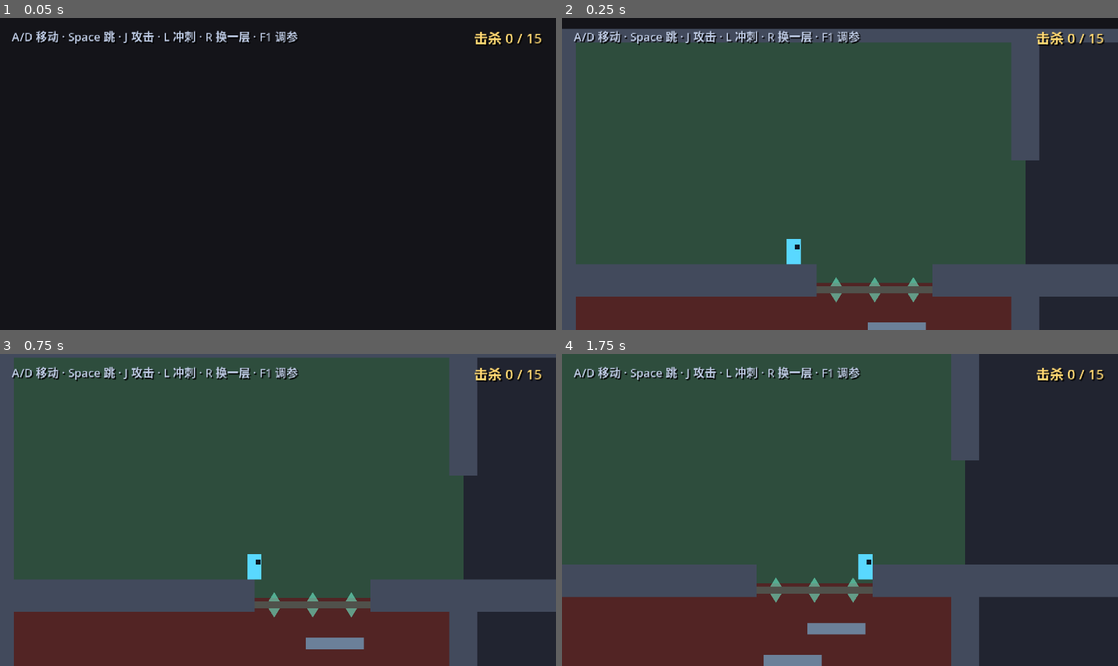
Above: before the commit, frames 1-4 (two rows, left to right).
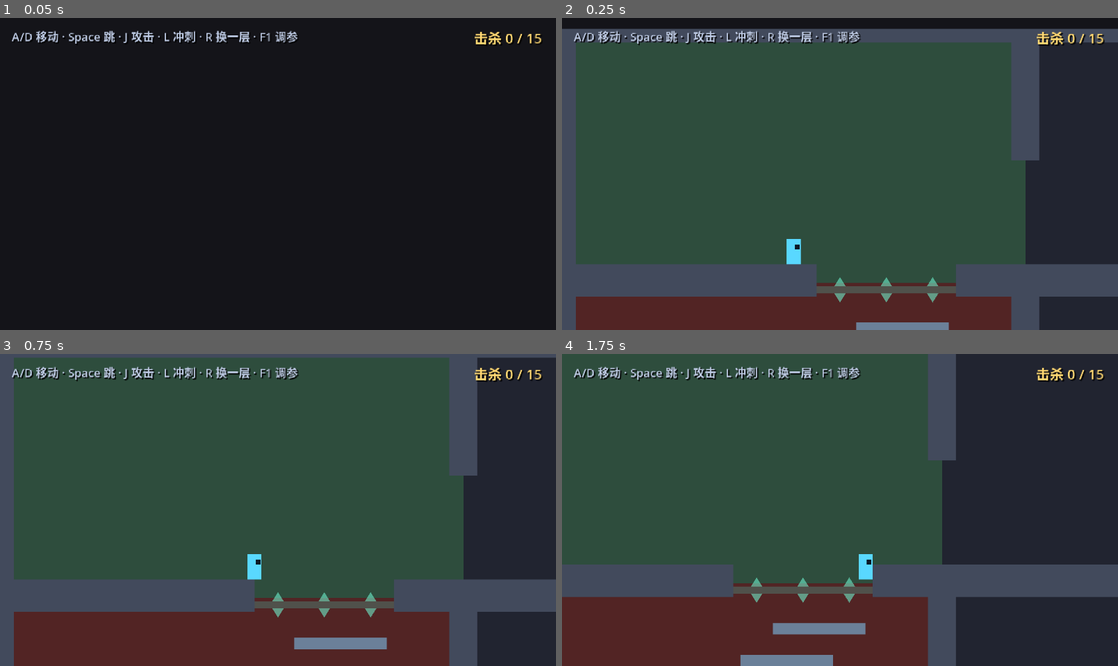
Above: after the commit, the same moments.

Repository: Palard-Lancelot/Palard-ZMD
Game: Godot game, scene res://scenes/world/generated_level.tscn
Same seed, same stepped clock (60 frames per second), same inputs: the game is played once before the commit and once after it. This scene is started directly instead of the project's main scene.
Inputs:
- Up to frame 1 (0.05 s): no input
- Up to frame 2 (0.25 s): no input
- Up to frame 3 (0.75 s): tap Enter at 0.5 s; hold D (move_right) from 0.53 s (still down); tap J (attack) at 0.6 s
- Up to frame 4 (1.75 s): keep holding D (move_right); tap Space (jump) at 0.77, 1.52 s; tap L (dash) at 1.35 s

Frame 1 is identical in both runs. In frame 2, 0.8% of the frame differs, in the area x 48-71%, y 79-100%; in frame 3, 0.9%; in frame 4, 7.1%, in the area x 30-75%, y 0-100%.

Commit message:
fix(levelgen): 竖井加宽提高对准容差 + 测试改为验证「落脚站稳」
用户反馈两次："跳到最高了也跳不过去"，截图显示玩家卡在洞的**边缘**，
身体一半压在实心墙上。

根因：洞宽只有 100px，玩家 12px 宽，但起跳点在上行洞内左右交错的
台阶上（偏移 ±19），很容易偏到边缘被墙角卡住。

修复：
  V_SHAFT_W    100 → 120
  V_SHAFT_SHIFT 70 → 80   （保证左右两个洞仍然分离，中间留 40px 实心）
  LEDGE_W       50 → 80   （台阶更宽，落点更宽容）

同时修正了一个**测试盲区**（这才是关键）：
  原来的测试只验证"最高到达高度 >= 187px" —— 只证明玩家能碰到那个高度，
  **不能证明他能站在上层房间**。
  改为验证「is_on_floor 且落脚点比起点高 >= 半层」，
  即真的站稳了才算通过。

  这是本任务第 5 次修改。前 4 次：
    1. 实心台阶 → 撞头
    2. 4 级台阶余量 2.6px
    3. 上下洞错位撞实心地板
    4. 洞不可见（加标记）
    5. 对准容差过小 + 测试只测高度不测落脚

  教训：**"能到那个高度"和"能站在那里"是两件事。**
  测试必须验证最终状态，不能验证过程中的极值。

验证：12 套件 72/72 通过；垂直攀爬 7/7 均"站稳"，落脚 942~1382px

Diff:
--- a/scripts/world/level_builder.gd
+++ b/scripts/world/level_builder.gd
@@ -101,9 +101,9 @@
 # 现在的方案：**上行洞与下行洞在 X 方向错开**。
 #   上行洞在 center - SHIFT，下行洞在 center + SHIFT。
 #   这样玩家永远能站在「下行洞旁边」的实地上，从上行洞往上跳。
-const V_SHAFT_W := 100.0      ## 洞宽
-const V_SHAFT_SHIFT := 70.0   ## 上行洞/下行洞相对房间中心的偏移（错开的关键）
-const LEDGE_W := 50.0
+const V_SHAFT_W := 120.0      ## 洞宽
+const V_SHAFT_SHIFT := 80.0   ## 上行洞/下行洞相对房间中心的偏移（错开的关键）
+const LEDGE_W := 80.0
 const LEDGE_H := 10.0
 const LEDGE_COUNT := 6        ## 台阶数：越多最后一段越短，越容易跳上去
 
--- a/tests/test_level_geometry.gd
+++ b/tests/test_level_geometry.gd
@@ -128,7 +128,7 @@
 
 	var center_x: float = float(lower_cell.x) * ROOM_W + ROOM_W * 0.5
 	var sign: float = -1.0 if (boundary_row % 2 == 0) else 1.0
-	var gap_x: float = center_x + sign * 70.0    # V_SHAFT_SHIFT
+	var gap_x: float = center_x + sign * 80.0    # V_SHAFT_SHIFT
 
 	# 在洞中心水平打一条短射线（洞宽 100，射线跨度 40，必然在洞内）
 	var pa := Vector2(gap_x - 20.0, boundary_y)
--- a/tests/test_vertical_climb.gd
+++ b/tests/test_vertical_climb.gd
@@ -41,6 +41,8 @@
 var _target_pair := Vector2i.ZERO
 var _collected := false
 var _shaft_x := 0.0
+var _landed_y := 0.0
+var _landed_floor := false
 
 
 func _physics_process(_d: float) -> bool:
@@ -96,6 +98,9 @@
 		Input.action_release("move_right")
 
 	_min_y = minf(_min_y, _player.position.y)
+	if _player.is_on_floor() and _player.velocity.y >= 0.0:
+		_landed_y = _player.position.y
+		_landed_floor = true
 
 	# 过关判定：攀升足够，或超时
 	var climbed: float = _start_y - _min_y
@@ -121,7 +126,7 @@
 	var room_center: float = float(lower.x) * ROOM_W + ROOM_W * 0.5
 	var boundary_row: int = lower.y - 1
 	var sign: float = -1.0 if (boundary_row % 2 == 0) else 1.0
-	var shaft_x: float = room_center + sign * 70.0
+	var shaft_x: float = room_center + sign * 80.0
 	var floor_y: float = float(lower.y) * ROOM_H + ROOM_H - FLOOR_H
 
 	_player.position = Vector2(shaft_x, floor_y - 1.0)
@@ -131,6 +136,8 @@
 	_shaft_x = shaft_x
 	_start_y = _player.position.y
 	_min_y = _start_y
+	_landed_y = _start_y
+	_landed_floor = false
 	Input.action_release("jump")
 	Input.action_release("move_left")
 	Input.action_release("move_right")
@@ -140,7 +147,9 @@
 	_results.append({
 		"pair": _target_pair,
 		"climbed": climbed,
-		"ok": ok,
+		"landed_y": _landed_y,
+		"landed": _landed_floor and (_start_y - _landed_y) >= ROOM_H * 0.5,
+		"ok": _landed_floor and (_start_y - _landed_y) >= ROOM_H * 0.5,
 	})
 	Input.action_release("jump")
 	Input.action_release("move_left")
@@ -191,15 +200,17 @@
 		print("[TEST] 逐对结果:")
 		for r in _results:
 			var mark := "[PASS]" if r["ok"] else "[FAIL]"
-			print("[TEST]   %s 下层 %s  攀升 %.0f px" % [
-				mark, str(r["pair"]), r["climbed"]])
+			var landed_mark := "站稳" if r["landed"] else "掉回来"
+			print("[TEST]   %s 下层 %s  最高 %.0f px  %s  落脚 %.0f px" % [
+				mark, str(r["pair"]), r["climbed"], landed_mark,
+				float(r["landed_y"])])
 			if r["ok"]:
 				ok_count += 1
 			worst = minf(worst, r["climbed"])
 
 	var checks: Array = [
 		["本层有垂直相邻房间（%d 组）" % total, total > 0],
-		["全部垂直通道可攀爬（%d/%d）" % [ok_count, total], ok_count == total and total > 0],
+		["全部垂直通道可攀爬且站稳（%d/%d）" % [ok_count, total], ok_count == total and total > 0],
 	]
 
 	print("")
